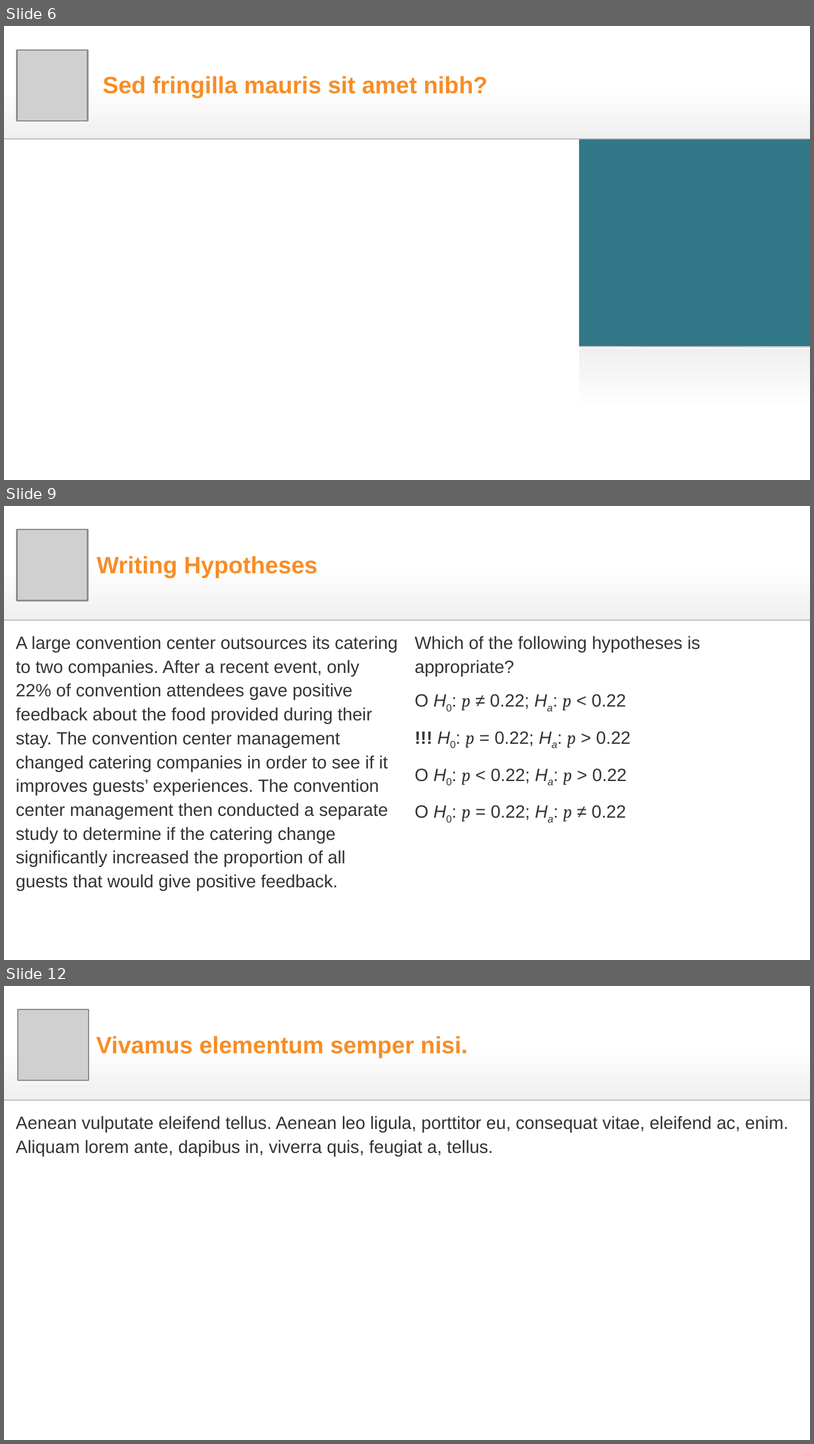
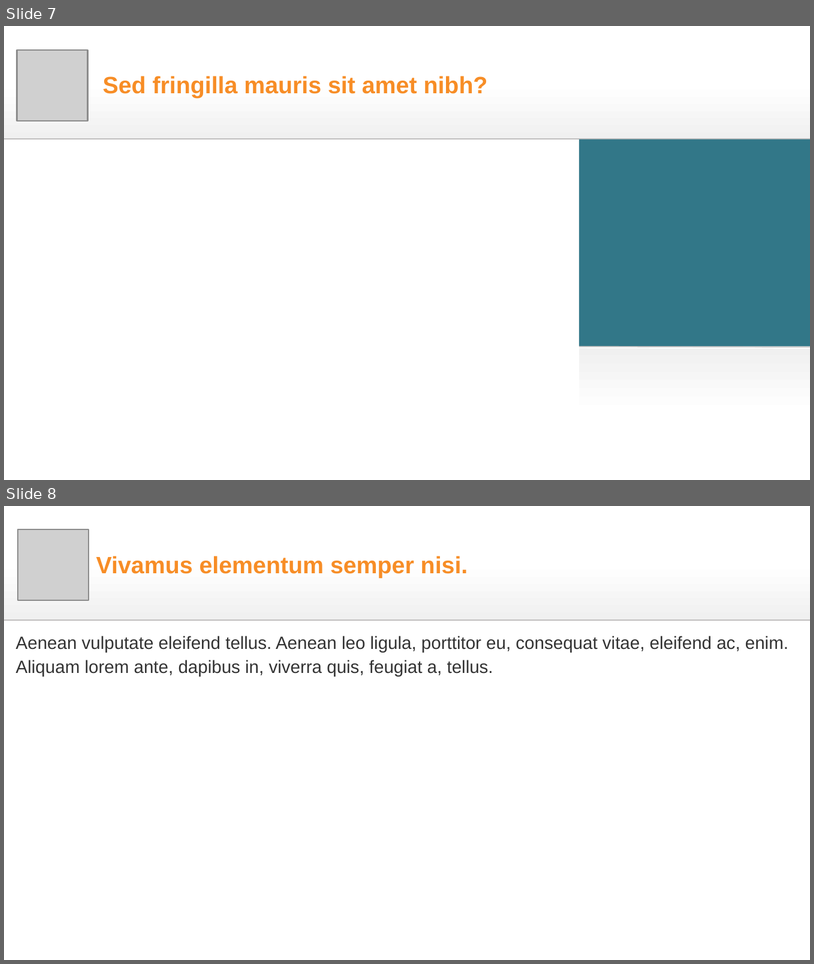
Before and after one commit to davidm3591/et_debug, a slide deck: testing_debug/submit_PythonistsaCafe_SO/0123-45-67.pptx. Shown one above the other, each under a label of ours: slides 6, 9 and 12 before the commit, slides 7 and 8 after it; the slides between them are not shown. The pictures are 814x1444 and 814x964 pixels, drawn with LibreOffice and Linux fonts; fonts in the diff are those of the drawing; grey boxes stand for pictures. Boxes give left, top, right and bottom in pixels: in the first picture for what was removed or moved away, otherwise in the second. Text is boxed around its words. In the diff, an @@ line names an element or a change of style, - is before the commit and + after.

```diff
--- a/testing_debug/submit_PythonistsaCafe_SO/0123-45-67.pptx
+++ b/testing_debug/submit_PythonistsaCafe_SO/0123-45-67.pptx
@@ slide 9 removed at [4, 506, 810, 960], background #FFFFFF; not listed: 3 template elements that a slide beside it also shows @@
@@ picture removed at [17, 530, 87, 601] @@
@@ title removed at [97, 556, 318, 578] @@
-Writing Hypotheses
@@ text removed at [16, 636, 398, 891] @@
-A large convention center outsources its catering to two companies. After a recent event, only 22% of convention attendees gave positive feedback about the food provided during their stay. The convention center management changed catering companies in order to see if it improves guests’ experiences. The convention center management then conducted a separate study to determine if the catering change significantly increased the proportion of all guests that would give positive feedback.
@@ text removed at [415, 636, 701, 822] @@
-Which of the following hypotheses is appropriate?
-O H0: p ≠ 0.22; Ha: p < 0.22
-!!! H0: p = 0.22; Ha: p > 0.22
-O H0: p < 0.22; Ha: p > 0.22
-O H0: p = 0.22; Ha: p ≠ 0.22
@@ what was slide 6 is now slide 7 @@
@@ what was slide 12 is now slide 8 @@
```
Also in this commit, not shown: 2 slides changed, 3 other slides removed, 2 other files.
